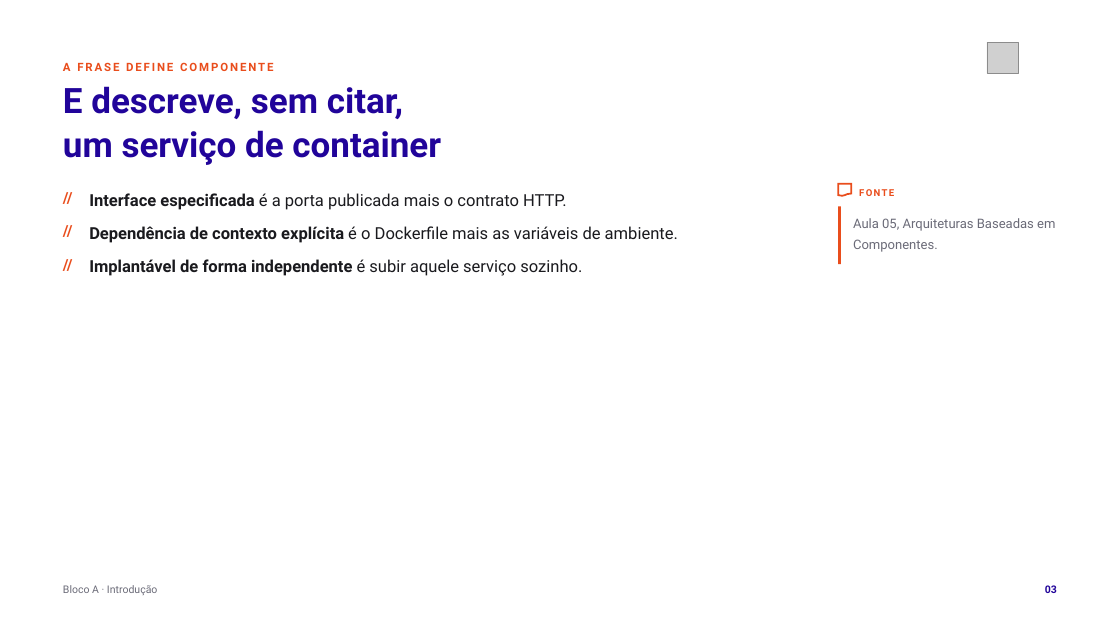
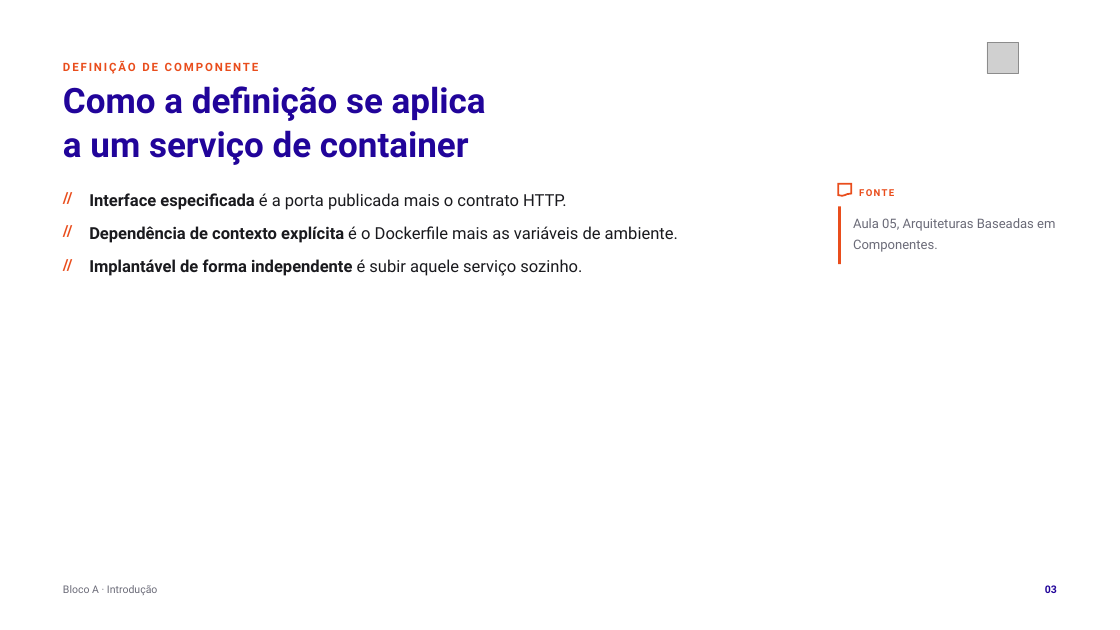
Before and after one commit to tcpassos/invite-app, a slide deck: slide 3 of trabalhos/T1-Docker-Invite-People.pptx. Drawn at 1120x630 pixels with LibreOffice and Linux fonts; fonts in the diff are those of the drawing; grey boxes stand for pictures. Boxes give left, top, right and bottom in pixels: in the first picture for what was removed or moved away, otherwise in the second. Text is boxed around its words. In the diff, an @@ line names an element or a change of style, - is before the commit and + after.

```diff
--- a/trabalhos/T1-Docker-Invite-People.pptx
+++ b/trabalhos/T1-Docker-Invite-People.pptx
@@ text at box(63, 86, 486, 165): text changed @@
-E descreve, sem citar,
-um serviço de container
+Como a definição se aplica
+a um serviço de container
@@ text at box(63, 61, 259, 74): text changed @@
-A FRASE DEFINE COMPONENTE
+DEFINIÇÃO DE COMPONENTE
```
Also in this commit, not shown: 28 other slides changed, 32 other files.
